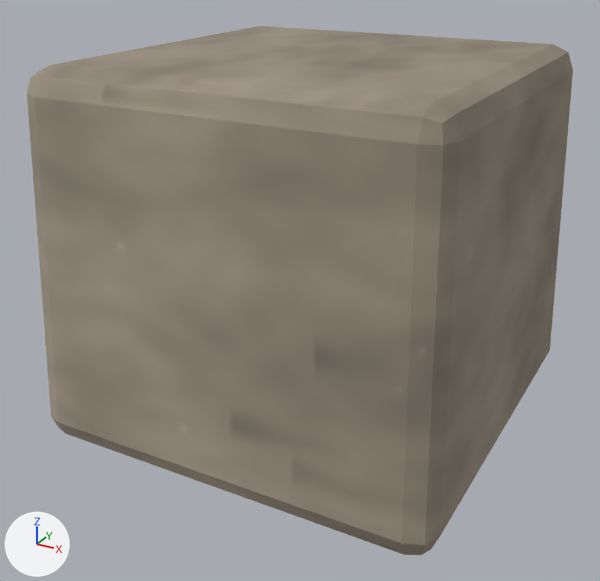
A saved change to the glTF model assets/art/3d/terrain_stone.glb.
Camera for both pictures: a camera (50 mm lens) standing at (0.85, -1.645, 1.103) and looking at (-0.018, -0.066, 0.314). Arrows for +X, +Y and +Z are at lower left; the lights stay in place. The picture after the commit comes second. Vertices at exactly the same position are counted once.

Objects in the first picture: 'terrain_stone'.
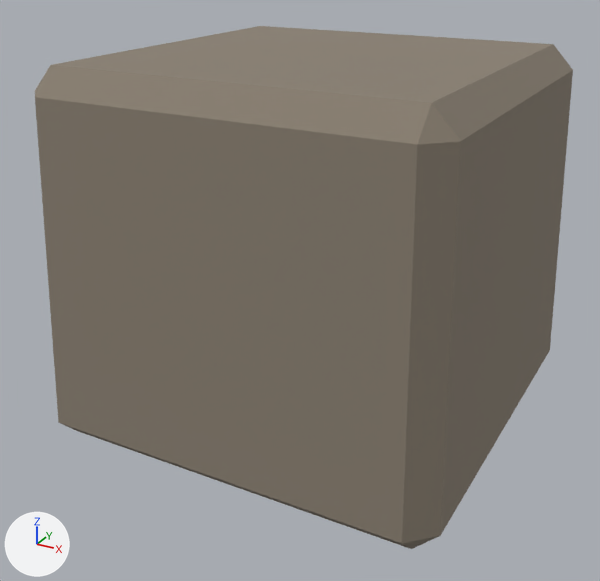
What differs and where, as boxes (x1, y1, x2, y2) in the pictures (600 x 581 px):
'terrain_stone', reshaped: before (27, 26, 573, 555); after (35, 26, 573, 549)
part 1 of me_terrain_stone, cut back: before (27, 44, 573, 555); after (35, 44, 573, 549)
part 2 of me_terrain_stone, recoloured: (35, 27, 573, 543) in both

What changed in the scene script:
```text
Add mat_rock:
    mat_rock = principled_material('rock')
    mat_rock.base_color = (0.254, 0.216, 0.168)  # brown #8a8072
    mat_rock.roughness = 1.0
Change me_terrain_stone:
    used by ob_terrain_stone; location = (0.0, 0.0, 0.425)
    remove me_terrain_stone.from_pydata(...)  # 56 vertices, 108 faces; spans x -0.48..0.48, y -0.48..0.48, z -0.425..0.425
    add me_terrain_stone.from_pydata(...)  # 24 vertices, 44 faces; spans x -0.48..0.48, y -0.48..0.48, z -0.425..0.425
    me_terrain_stone part 1
    32 vertices are removed from x -0.464..0.464, y -0.464..0.464, z -0.409..0.409
    96 faces are deleted
    32 new faces join them
    me_terrain_stone part 2: 12 faces spanning x -0.48..0.48, y -0.48..0.48, z -0.425..0.425 switch from mat_terrain_stone_stone (picture img_terrain_stone_stone_tex) to mat_rock (brown #8a8072)
```
